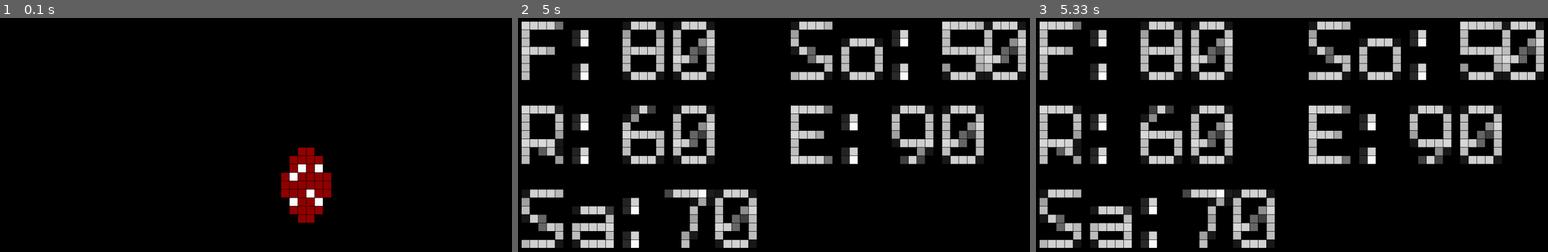
Above: before the commit, frames 1-3 (left to right).
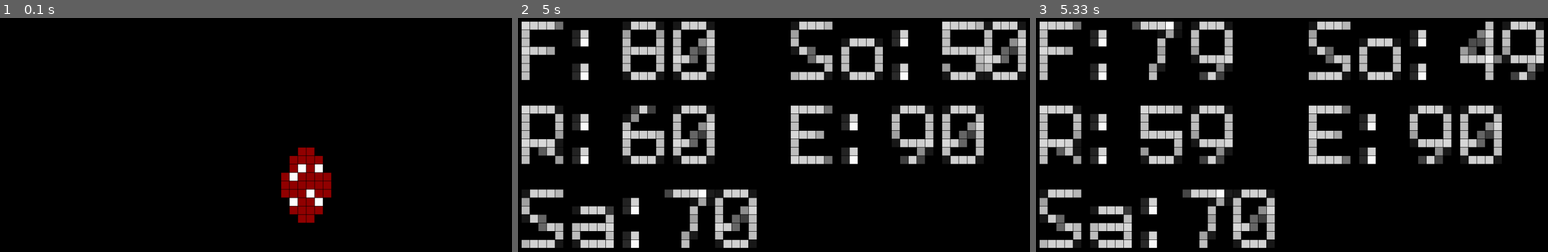
Above: after the commit, the same moments.

Repository: TerenceGrover/tamagotchi
Game: pygame game, started from script.py
Same seed, same stepped clock (60 frames per second), same inputs: the game is played once before the commit and once after it.
Inputs:
- Up to frame 1 (0.1 s): no input
- Up to frame 2 (5 s): tap Q at 0.33 s
- Up to frame 3 (5.33 s): no input

Frames 1-2 are identical in both runs. In frame 3, 5.6% of the frame differs, in the area x 18-100%, y 1-63%.

Commit message:
feat: age and stats asa function of time passing by

Diff:
--- a/core/graphics.py
+++ b/core/graphics.py
@@ -31,6 +31,13 @@
         if not sprites:
             raise ValueError(f"No sprites found in {folder_path}")
         return sprites
+
+    def set_sprites(self, new_sprites):
+        """
+        Update sprites and reset the sprite index.
+        """
+        self.sprites = new_sprites
+        self.current_sprite_index = 0
 
     def switch_sprite(self):
         current_time = time.time()
--- a/core/states.py
+++ b/core/states.py
@@ -1,12 +1,33 @@
+import time
+
 class States:
     def __init__(self):
         self.current_screen = "home_screen"  # Default screen
-        self.stage_of_life = "egg"          # Default stage
+        self.stage_of_life = "egg"          # Start as an egg
         self.character = "whore1"          # Default character
+        self.start_time = time.time()      # Track game start time
+        self.life_stages = {
+            "egg": 15,     # Time in seconds to transition to 'small'
+            "small": 30,   # Time to transition to 'adult'
+            "adult": 60,   # Time to transition to 'dead'
+        }
 
     def transition_to_screen(self, new_screen):
         print(f"Transitioning from {self.current_screen} to {new_screen}")
         self.current_screen = new_screen
+
+    def update_life_stage(self):
+        """
+        Update the life stage based on elapsed time.
+        """
+        elapsed_time = time.time() - self.start_time
+
+        if self.stage_of_life == "egg" and elapsed_time > self.life_stages["egg"]:
+            self.transition_to_life_stage("small")
+        elif self.stage_of_life == "small" and elapsed_time > self.life_stages["small"]:
+            self.transition_to_life_stage("adult")
+        elif self.stage_of_life == "adult" and elapsed_time > self.life_stages["adult"]:
+            self.transition_to_life_stage("dead")
 
     def transition_to_life_stage(self, new_stage):
         print(f"Transitioning from {self.stage_of_life} to {new_stage}")
--- a/core/stats.py
+++ b/core/stats.py
@@ -1,3 +1,4 @@
+import time
 from PIL import Image, ImageDraw, ImageFont
 
 class Stats:
@@ -9,7 +10,24 @@
             "social": 50,
             "esteem": 90,
         }
-        self.font = ImageFont.truetype("assets/fonts/tamzen.ttf", 11)  # Load a small font
+        self.last_update_time = time.time()  # Track the last update
+        self.decay_rates = {
+            "food": 1,    # Decrease food by 1 unit every interval
+            "rest": 1,    # Decrease rest by 1 unit every interval
+            "social": 1,  # Decrease social by 1 unit every interval
+        }
+        self.decay_interval = 5  # Time in seconds between each decay
+        self.font = ImageFont.truetype("assets/fonts/tamzen.ttf", 11)
+
+    def decay_stats(self):
+        """
+        Decrease stats based on the defined decay interval and rates.
+        """
+        current_time = time.time()
+        if current_time - self.last_update_time >= self.decay_interval:
+            for stat in self.decay_rates:
+                self.stats[stat] = max(0, self.stats[stat] - self.decay_rates[stat])
+            self.last_update_time = current_time
 
     def text_to_matrix(self, text, width, height):
         """
--- a/script.py
+++ b/script.py
@@ -1,6 +1,4 @@
 import pygame
-import random
-import time
 from core.graphics import Graphics
 from core.controls import Controls
 from core.states import States
@@ -26,8 +24,8 @@
     states = States()
     graphics = Graphics(screen, MATRIX_WIDTH, MATRIX_HEIGHT, PIXEL_SIZE)
 
-    # Load sprites
-    graphics.sprites = graphics.load_sprites(states.get_sprite_folder())
+    # Load initial sprites
+    graphics.set_sprites(graphics.load_sprites(states.get_sprite_folder()))
 
     # Game loop
     clock = pygame.time.Clock()
@@ -42,6 +40,17 @@
 
         # Clear the screen
         graphics.clear_screen()
+
+        # Update life stage
+        states.update_life_stage()
+
+        # Reload sprites if life stage changes
+        new_sprites = graphics.load_sprites(states.get_sprite_folder())
+        if new_sprites != graphics.sprites:
+            graphics.set_sprites(new_sprites)
+
+        # Decay stats
+        stats.decay_stats()
 
         # Handle screens
         if states.current_screen == "home_screen":
@@ -66,6 +75,5 @@
 
     pygame.quit()
 
-
 if __name__ == "__main__":
     main()
Binary file added: assets/sprites/whore1/dead/sprite0.png
